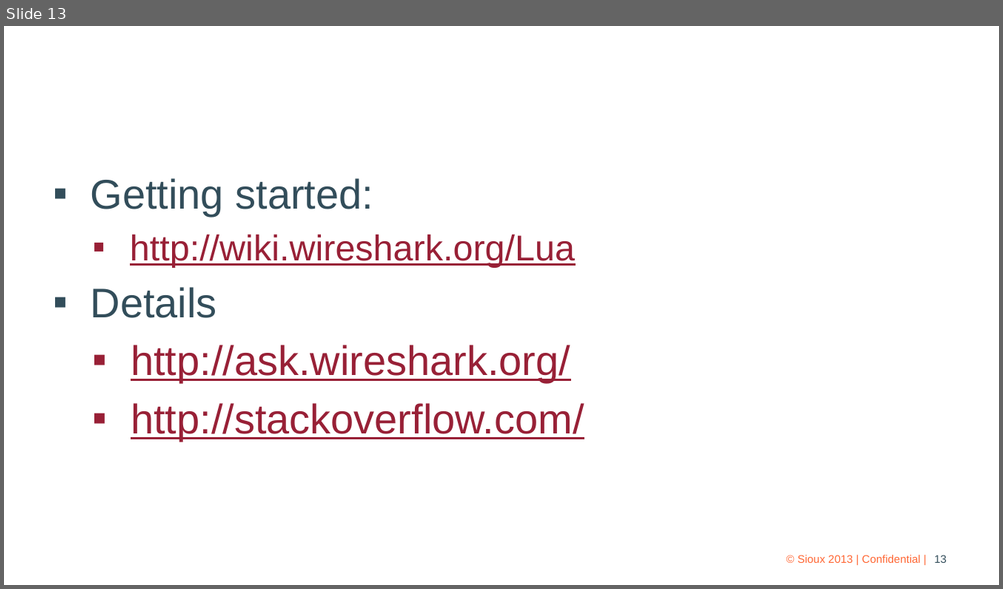
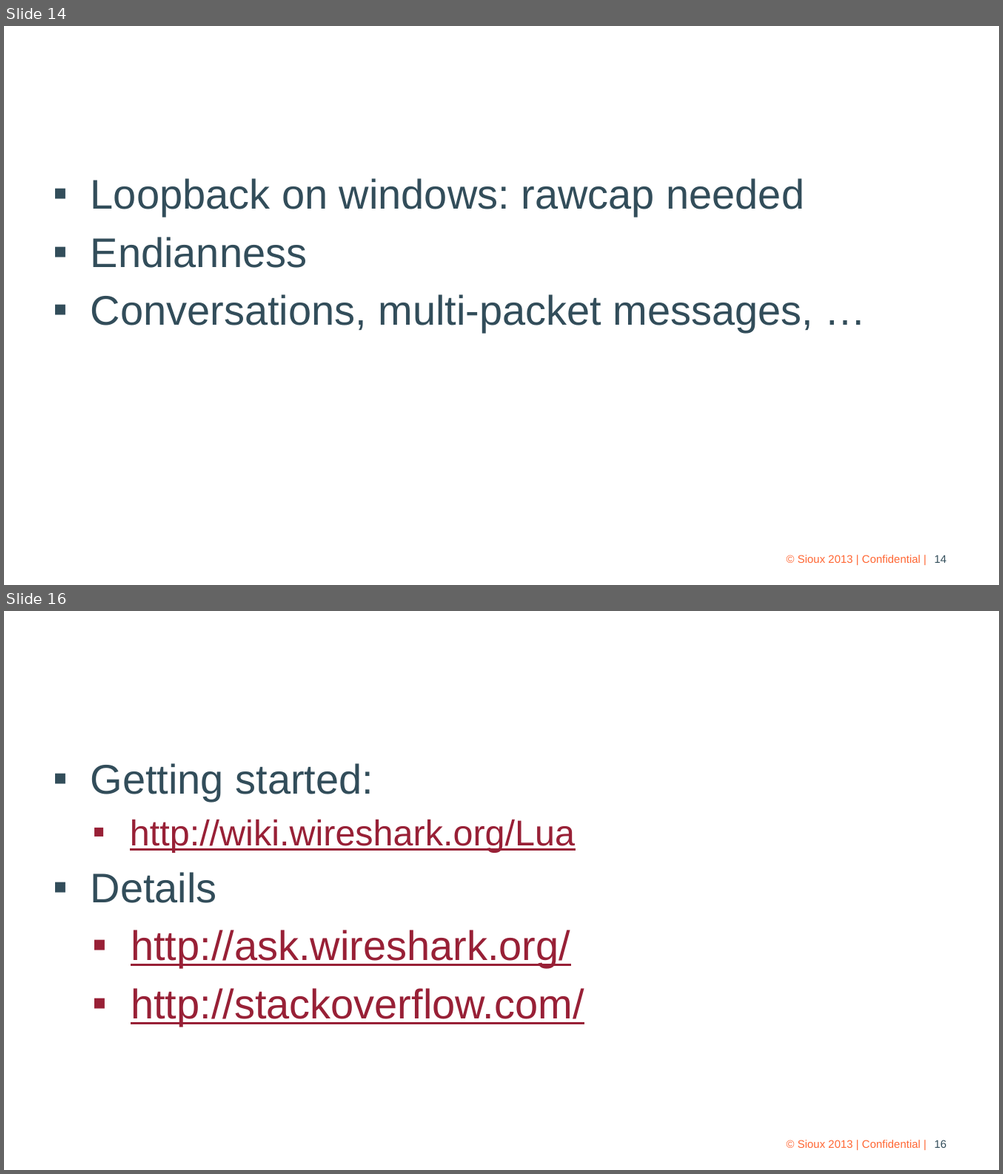
Before and after one commit to xtofl/wiresharkdemo, a slide deck: Lua Wireshark Dissectors.pptx. Shown one above the other, each under a label of ours: slide 13 before the commit, slides 14 and 16 after it; the slides between them are not shown. The pictures are 1003x589 and 1003x1174 pixels, drawn with LibreOffice and Linux fonts; fonts in the diff are those of the drawing; background and template pictures are left out. Boxes give left, top, right and bottom in pixels: in the first picture for what was removed or moved away, otherwise in the second. Text is boxed around its words. In the diff, an @@ line names an element or a change of style, - is before the commit and + after.

```diff
--- a/Lua Wireshark Dissectors.pptx
+++ b/Lua Wireshark Dissectors.pptx
@@ slide 14 added at (4, 26, 999, 585), background picture (left out) @@
@@ title added at (239, 26, 959, 134), 34 pt, text #FFFFFF @@
+Extras
@@ text added at (91, 178, 814, 332), 30 pt, text #324D5A @@
+▪ Loopback on windows: rawcap needed
+▪ Endianness
+▪ Conversations, multi-packet messages, …
@@ text added at (797, 555, 920, 563), 8 pt, text #FF6633 @@
+© Sioux 2013 | Confidential |
@@ page number added at (934, 555, 947, 563), 8 pt, text #324D5A @@
+14
@@ what was slide 13 is now slide 16 @@
@@ page number at (934, 1140, 947, 1148): text changed @@
-13
+16
```
Also in this commit, not shown: 1 slide changed, 1 other slide added, 1 slide removed.
